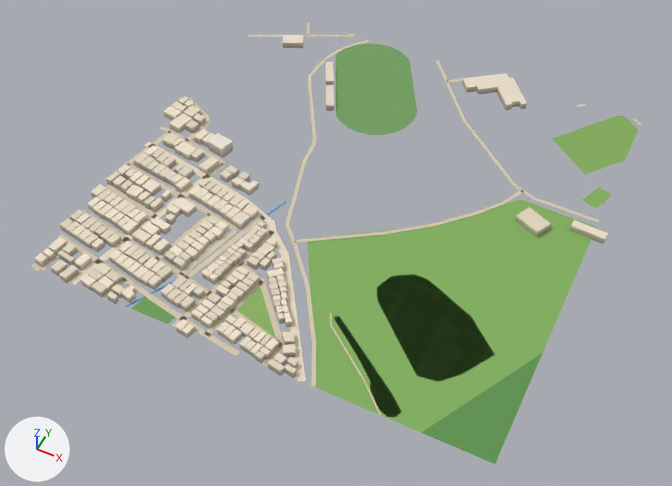
Renders of the glTF model public/assets/bengaluru-region-v1/tiles/t7_-6-l0.glb from each side of a commit.
Both versions are drawn from a 50 mm camera at (4053.0, -3413.0, 726.0) aimed at (3749.0, -2804.0, -35.0). Arrows for +X, +Y and +Z are at lower left; the lights stay in place. The first picture is the older version. Vertices at exactly the same position are counted once.

Script lines for the objects in view, before the commit:
```python
me_building = bpy.data.meshes.new('building')
me_building.from_pydata(...)  # 2080 vertices, 2607 faces; spans x -9.0..514.0, y -5.0..506.0, z 0.0..14.0
me_building.materials.append(mat_building)
me_ground = bpy.data.meshes.new('ground')
me_ground.from_pydata(...)  # 720 vertices, 760 faces; spans x -3.0..501.0, y -3.0..503.0, z 1.0
me_ground.materials.append(mat_ground)
ob_building = bpy.data.objects.new('building', me_building)
ob_building.location = (3500.0, -3000.0, 0.0)
ob_ground = bpy.data.objects.new('ground', me_ground)
ob_ground.location = (3500.0, -3000.0, 0.0)
```
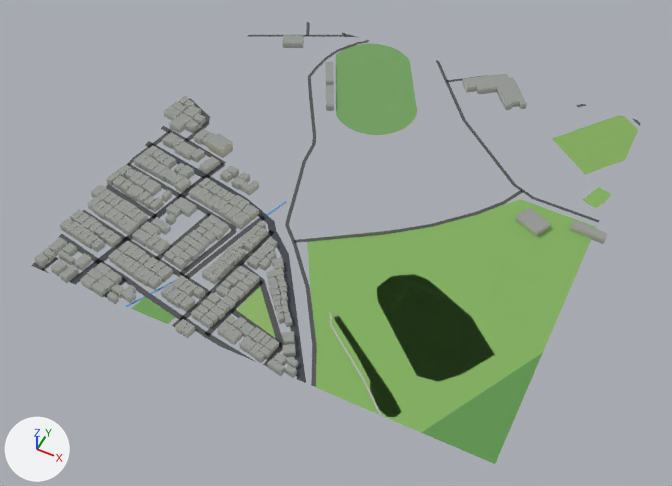
Location of each change, [x1, y1, x2, y2] in pixels of the pictures (672 x 486 px; the box of a moved part takes in the faces that stretch with it):
'ground', reshaped
    before: [31, 22, 641, 464]
    after: [32, 22, 641, 464]
part 1 of me_building, recoloured
    both: [34, 35, 608, 378]
part 2 of me_ground, rebuilt (58% wider, 44% taller)
    before: [31, 263, 42, 271]
    after: [32, 262, 50, 274]
part 3 of me_ground, moved or reshaped
    before: [70, 98, 210, 285]
    after: [69, 98, 210, 285]
part 4 of me_ground, moved or reshaped
    before: [248, 22, 488, 82]
    after: [247, 22, 488, 82]
part 5 of me_ground, moved or reshaped
    before: [172, 283, 382, 415]
    after: [172, 284, 382, 415]
part 6 of me_ground, moved or reshaped
    before: [576, 104, 641, 125]
    after: [576, 104, 641, 126]
part 7 of me_ground, reshaped
    both: [533, 197, 599, 222]
part 8 of me_ground, recoloured
    both: [42, 31, 599, 386]

The change, as a diff of the scene's bpy script:
```diff
--- a/public/assets/bengaluru-region-v1/tiles/t7_-6-l0.glb.py
+++ b/public/assets/bengaluru-region-v1/tiles/t7_-6-l0.glb.py
@@ me_building @@
 # used by ob_building; location = (3500.0, -3000.0, 0.0)
-me_building.from_pydata(...)  # 2080 vertices, 2607 faces; spans x -9.0..514.0, y -5.0..506.0, z 0.0..14.0
+me_building.from_pydata(...)  # 2080 vertices, 3134 faces; spans x -9.0..514.0, y -5.0..506.0, z 0.0..14.0
+# me_building part 1: 2607 kept faces spanning x -9.0..514.0, y -5.0..506.0, z 0.0..14.0 get new vertex colours
 me_building.materials.append(mat_building)
@@ me_ground @@
 # used by ob_ground; location = (3500.0, -3000.0, 0.0)
-me_ground.from_pydata(...)  # 720 vertices, 760 faces; spans x -3.0..501.0, y -3.0..503.0, z 1.0
+me_ground.from_pydata(...)  # 734 vertices, 772 faces; spans x 0.0..500.0, y 0.0..500.0, z 1.0
+# me_ground part 2: the loose piece of 4 vertices spanning x -1.0..12.0, y -3.0..5.0, z 1.0 is rebuilt with 5 vertices and now spans x 0.0..25.0, y 0.0..5.0, z 1.0
+# me_ground part 3: 7 vertices moved from x 1.0..38.0, y 76.0..211.0, z 1.0 to x 0.0..48.0, y 75.0..203.0, z 1.0; 14 vertices removed from x -3.0..55.0, y -1.0..298.0, z 1.0; 20 vertices added at x 0.0..58.0, y 0.0..299.0, z 1.0
+# me_ground part 4: 7 vertices moved from x 58.0..311.0, y 482.0..502.0, z 1.0 to x 54.0..313.0, y 487.0..500.0, z 1.0; 11 vertices removed from x -1.0..255.0, y 437.0..503.0, z 1.0; 11 vertices added at x 0.0..248.0, y 437.0..500.0, z 1.0
+# me_ground part 5: 8 vertices moved from x 170.0..326.0, y -3.0..67.0, z 1.0 to x 176.0..326.0, y 0.0..66.0, z 1.0; 8 vertices removed from x 176.0..392.0, y -2.0..34.0, z 1.0; 12 vertices added at x 170.0..393.0, y 0.0..33.0, z 1.0
+# me_ground part 6: 2 vertices moved from x 430.0..433.0, y 499.0..501.0, z 1.0 to x 429.0..434.0, y 500.0, z 1.0; 4 vertices removed from x 490.0..501.0, y 491.0..501.0, z 1.0; 4 vertices added at x 488.0..500.0, y 490.0..500.0, z 1.0
+# me_ground part 7: 2 vertices moved from x 463.0, y 318.0..322.0, z 1.0 to x 464.0, y 318.0..322.0, z 1.0; 3 vertices added at x 500.0, y 320.0, z 1.0
+# me_ground part 8: 261 kept faces spanning x 0.0..500.0, y 0.0..500.0, z 1.0 get new vertex colours; the middle colour goes from beige #d7c9ae to dark grey #535556
 me_ground.materials.append(mat_ground)
```
